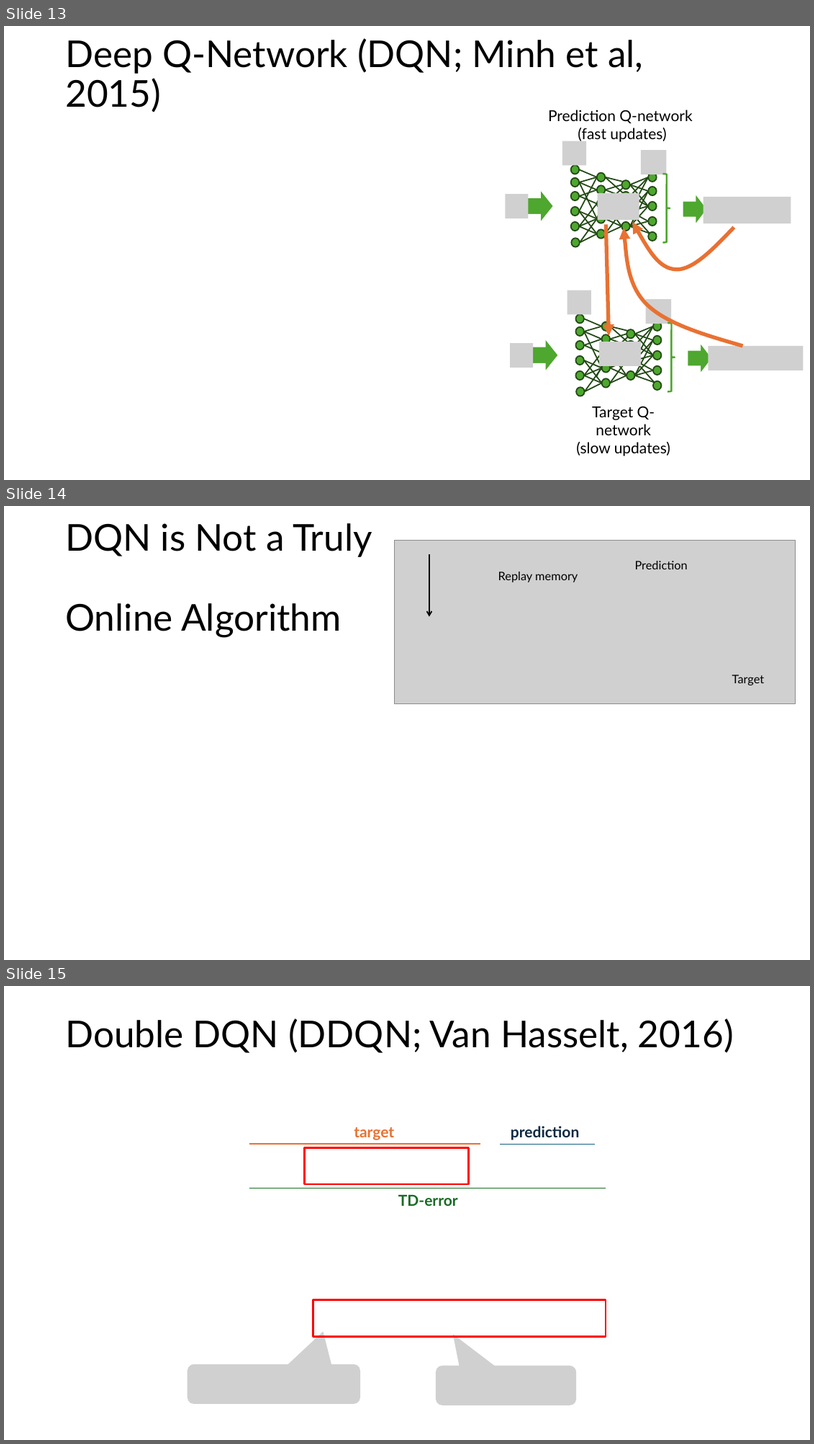
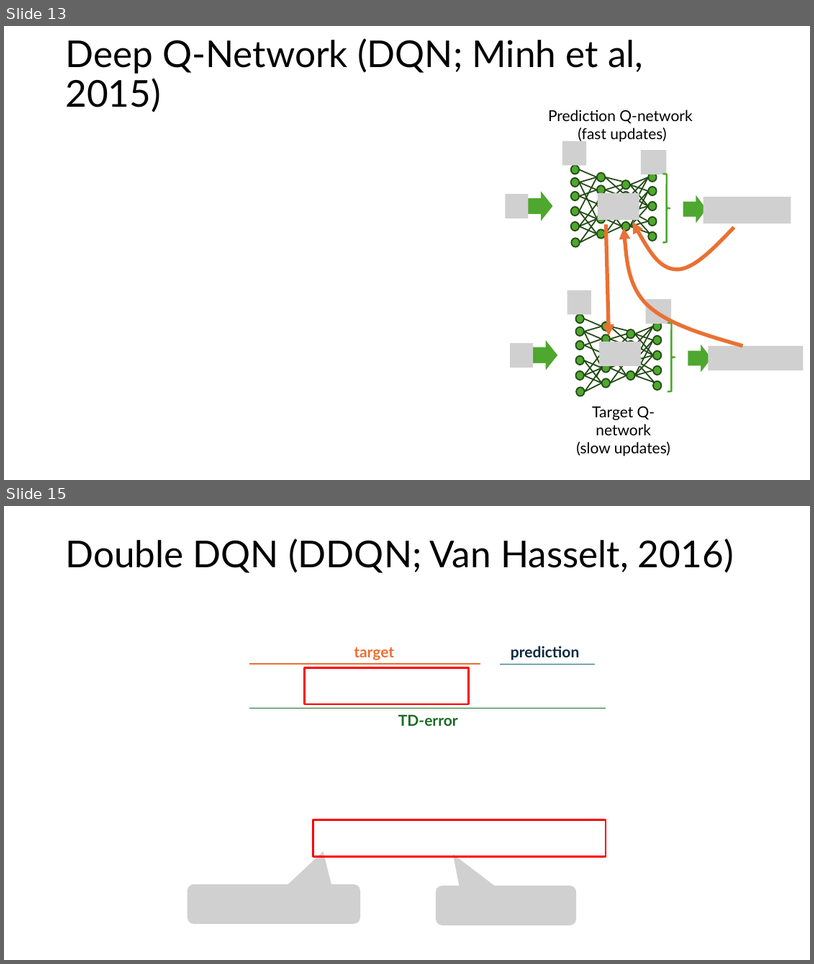
Before and after one commit to mhahsler/Introduction_to_Reinforcement_Learning, a slide deck: slides/Lecture_DRL.pptx. Shown one above the other, each under a label of ours: slides 13, 14 and 15 before the commit, slides 13 and 15 after it; the slides between them are not shown. The pictures are 814x1444 and 814x964 pixels, drawn with LibreOffice and Linux fonts; fonts in the diff are those of the drawing; grey boxes stand for pictures. Boxes give left, top, right and bottom in pixels: in the first picture for what was removed or moved away, otherwise in the second. Text is boxed around its words. In the diff, an @@ line names an element or a change of style, - is before the commit and + after.

```diff
--- a/slides/Lecture_DRL.pptx
+++ b/slides/Lecture_DRL.pptx
@@ slide 14 removed at <box>4,506,810,960</box>, background #FFFFFF @@
@@ title removed at <box>65,523,373,638</box> @@
-DQN is Not a Truly
-Online Algorithm
@@ arrow removed from (430, 554) to (430, 617) @@
@@ group removed at <box>394,541,796,704</box>: 3 texts, 1 picture @@
-Target
-Replay memory
-Prediction
```
Also in this commit, not shown: 5 slides changed, 1 slide added, 5 other files.
